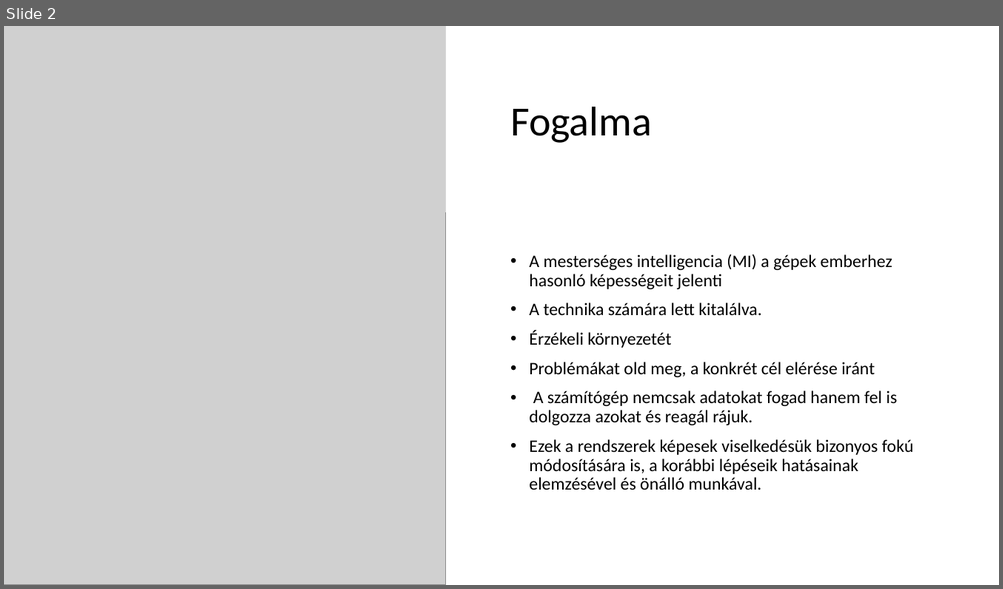
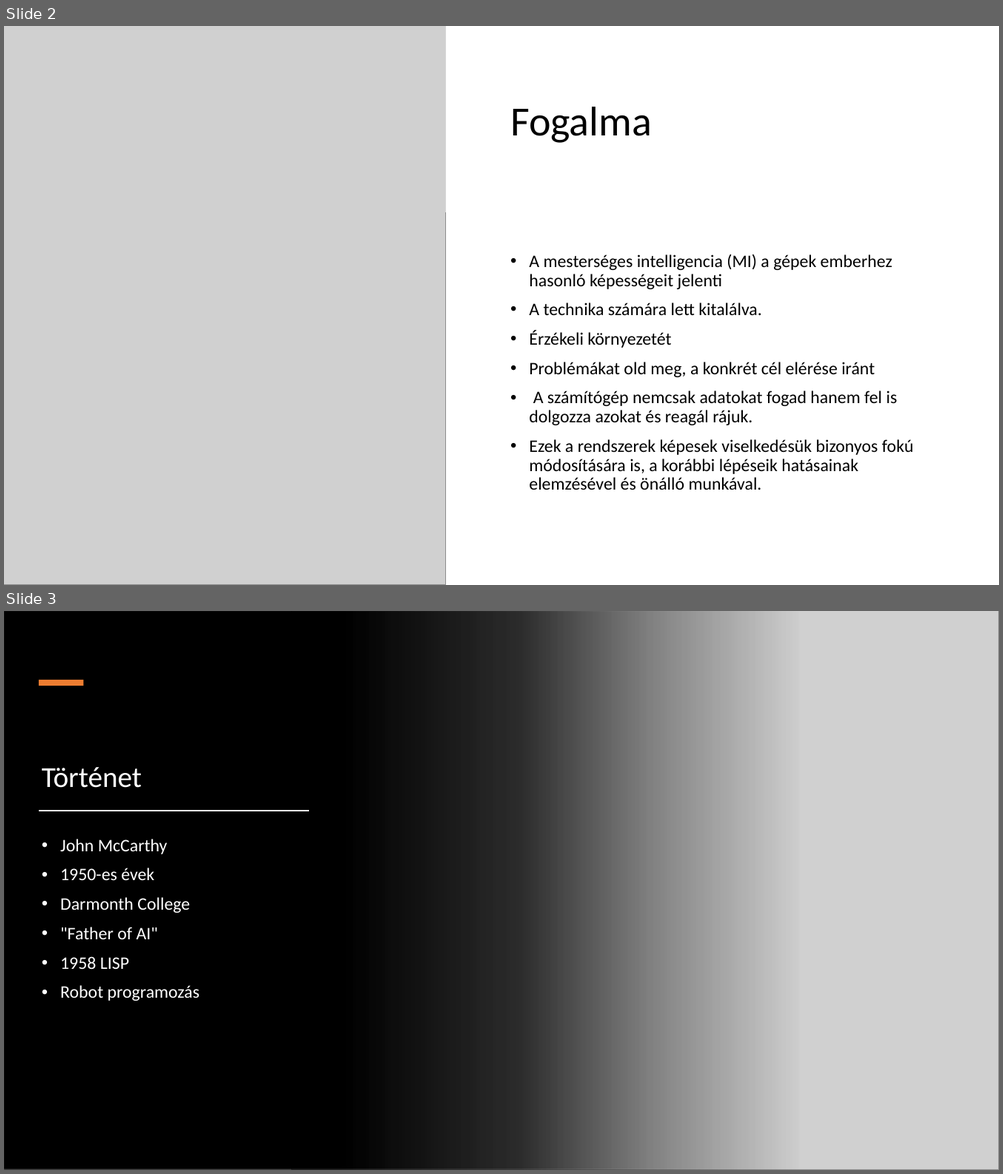
Before and after one commit to peterdaviid/ai-ppt, a slide deck: ai ppt.pptx. Shown one above the other, each under a label of ours: slide 2 before the commit, slides 2 and 3 after it. The pictures are 1003x589 and 1003x1174 pixels, drawn with LibreOffice and Linux fonts; fonts in the diff are those of the drawing; grey boxes stand for pictures. Boxes give left, top, right and bottom in pixels: in the first picture for what was removed or moved away, otherwise in the second. Text is boxed around its words. In the diff, an @@ line names an element or a change of style, - is before the commit and + after.

Commit message:
ppt készítés
rafi: történet
szilárd: neurális hálózat, gépi tanulás
dávid: képek, formázás, történet

```diff
--- a/ai ppt.pptx
+++ b/ai ppt.pptx
@@ slide 3 added at <box>4,611,999,1170</box>, background #FFFFFF @@
@@ rectangle added at <box>4,611,800,1170</box>, fill gradient #000000 @@
@@ picture added at <box>291,611,999,1170</box> @@
@@ rectangle added at <box>38,680,83,686</box>, fill #ED7D31 @@
@@ title added at <box>42,767,142,788</box>, 28 pt, text #FFFFFF @@
+Történet
@@ rectangle added at <box>39,810,308,811</box>, fill #000000, outline #FFFFFF 0.25 pt @@
@@ text added at <box>60,839,200,1001</box>, 17 pt, text #FFFFFF @@
+• John McCarthy
+• 1950-es évek
+• Darmonth College
+• "Father of AI"
+• 1958 LISP
+• Robot programozás
```
Also in this commit, not shown: 9 slides changed, 2 other slides added, 2 slides removed.
